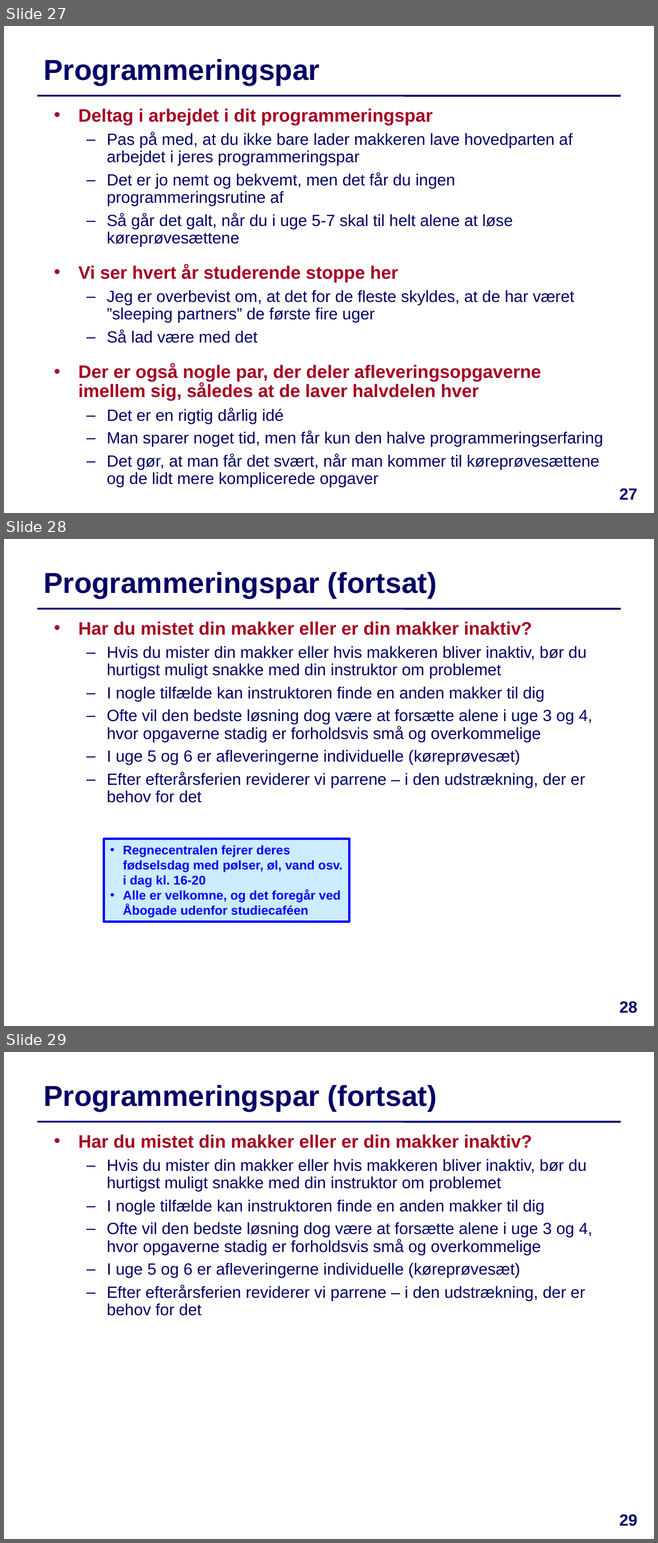
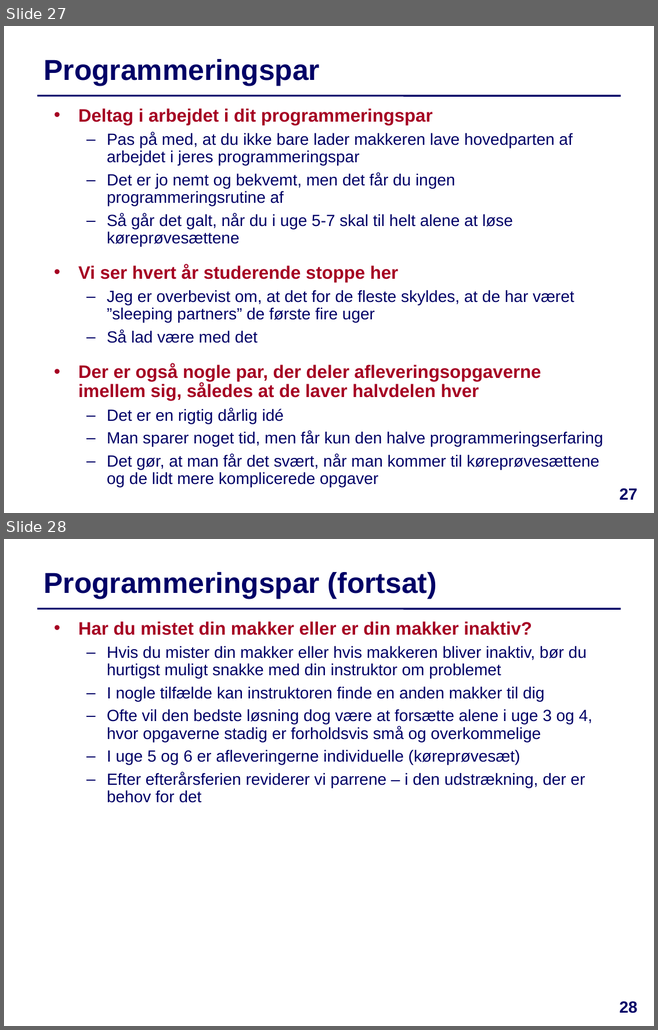
Before and after one commit to IntProgAU/Materiale, a slide deck: web/e24/uge_4a/Slides-Uge4-Mandag.pptx. Shown one above the other, each under a label of ours: slides 27, 28 and 29 before the commit, slides 27 and 28 after it. The pictures are 658x1543 and 658x1030 pixels, drawn with LibreOffice and Linux fonts; fonts in the diff are those of the drawing. Boxes give left, top, right and bottom in pixels: in the first picture for what was removed or moved away, otherwise in the second. Text is boxed around its words. In the diff, an @@ line names an element or a change of style, - is before the commit and + after.

```diff
--- a/web/e24/uge_4a/Slides-Uge4-Mandag.pptx
+++ b/web/e24/uge_4a/Slides-Uge4-Mandag.pptx
@@ slide 28 removed at (x1=4, y1=539, x2=654, y2=1026), background #FFFFFF; not listed: 1 template element that a slide beside it also shows @@
@@ title removed at (x1=44, y1=572, x2=437, y2=599) @@
-Programmeringspar (fortsat)
@@ text removed at (x1=78, y1=621, x2=592, y2=803) @@
-• Har du mistet din makker eller er din makker inaktiv?
-  – Hvis du mister din makker eller hvis makkeren bliver inaktiv, bør du hurtigst muligt snakke med din instruktor om problemet
-  – I nogle tilfælde kan instruktoren finde en anden makker til dig
-  – Ofte vil den bedste løsning dog være at forsætte alene i uge 3 og 4, hvor opgaverne stadig er forholdsvis små og overkommelige
-  – I uge 5 og 6 er afleveringerne individuelle (køreprøvesæt)
-  – Efter efterårsferien reviderer vi parrene – i den udstrækning, der er behov for det
@@ rectangle removed at (x1=104, y1=839, x2=350, y2=922) @@
-• Regnecentralen fejrer deres fødselsdag med pølser, øl, vand osv. i dag kl. 16-20
-• Alle er velkomne, og det foregår ved Åbogade udenfor studiecaféen
@@ page number removed at (x1=619, y1=1001, x2=637, y2=1013) @@
-28
@@ what was slide 29 is now slide 28 @@
@@ page number at (x1=619, y1=1001, x2=637, y2=1013): text changed @@
-29
+28
```
Also in this commit, not shown: 1 slide changed, 1 other slide removed, 3 other files.
